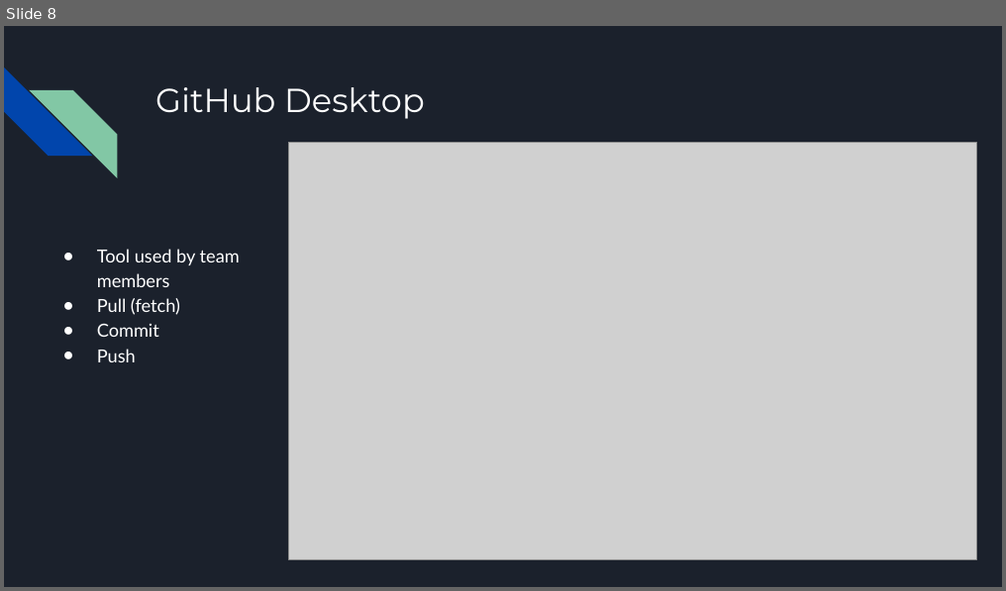
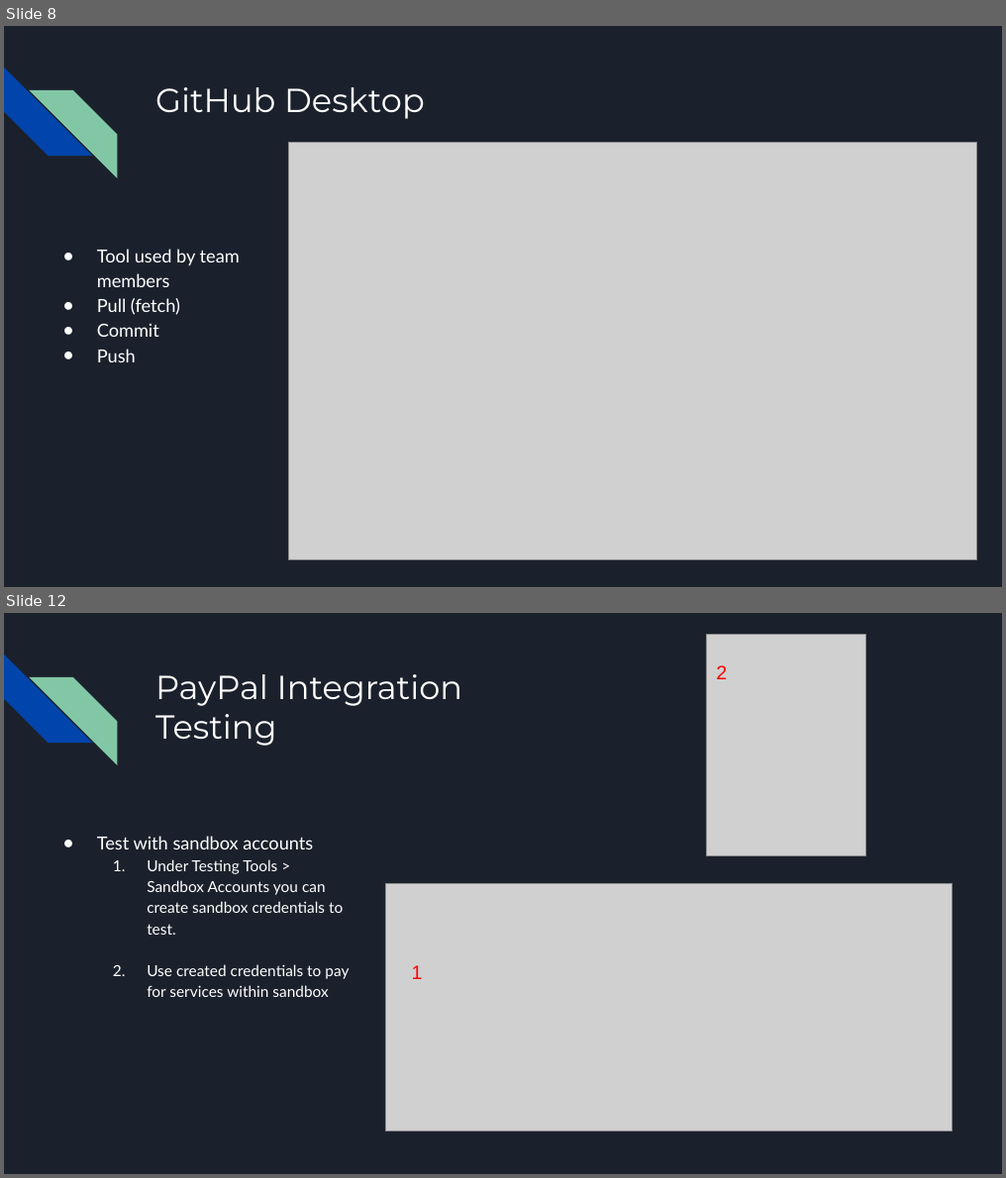
Before and after one commit to sjasthi/learnandhelp, a slide deck: docs/ics499_(Developer_Manual)_spring_24_alligators_learn_and_help.pptx. Shown one above the other, each under a label of ours: slide 8 before the commit, slides 8 and 12 after it; the slides between them are not shown. The pictures are 1006x591 and 1006x1178 pixels, drawn with LibreOffice and Linux fonts; fonts in the diff are those of the drawing; grey boxes stand for pictures. Boxes give left, top, right and bottom in pixels: in the first picture for what was removed or moved away, otherwise in the second. Text is boxed around its words. In the diff, an @@ line names an element or a change of style, - is before the commit and + after.

```diff
--- a/docs/ics499_(Developer_Manual)_spring_24_alligators_learn_and_help.pptx
+++ b/docs/ics499_(Developer_Manual)_spring_24_alligators_learn_and_help.pptx
@@ slide 12 added at (x1=4, y1=613, x2=1002, y2=1174), background #1B212C; not listed: 2 template elements that a slide beside it also shows @@
@@ picture added at (x1=707, y1=634, x2=866, y2=856) @@
@@ text added at (x1=716, y1=665, x2=727, y2=679), 14 pt, text #FF0000 @@
+2
@@ title added at (x1=155, y1=674, x2=462, y2=746), 24 pt, text #FFFFFF @@
+PayPal Integration Testing
@@ text added at (x1=97, y1=836, x2=349, y2=997), 11 pt, text #FFFFFF @@
+● Test with sandbox accounts
+  1. Under Testing Tools > Sandbox Accounts you can create sandbox credentials to test.
+  2. Use created credentials to pay for services within sandbox
@@ picture added at (x1=386, y1=883, x2=953, y2=1131) @@
@@ text added at (x1=412, y1=965, x2=423, y2=979), 14 pt, text #FF0000 @@
+1
```
Also in this commit, not shown: 1 slide changed, 3 other slides added.
